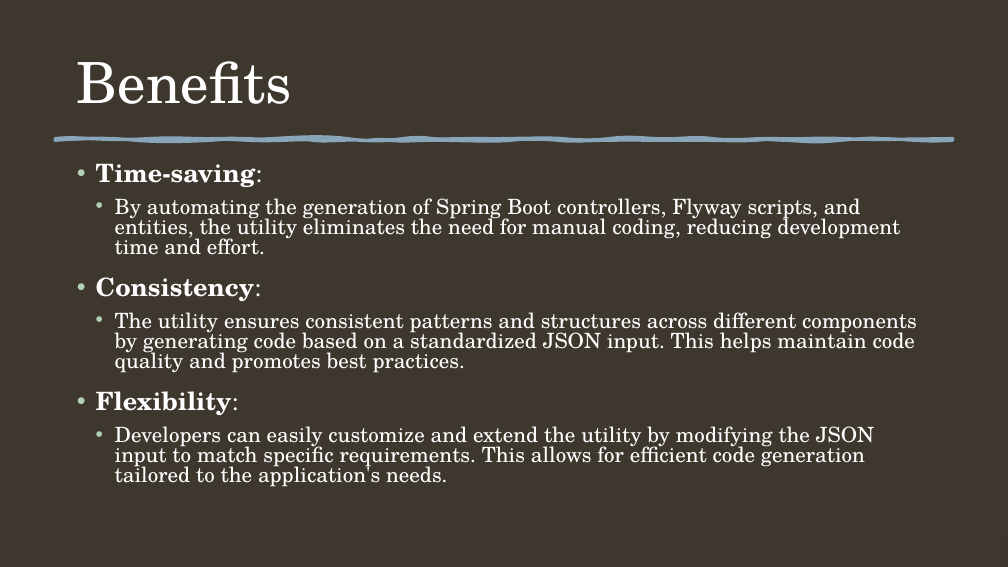
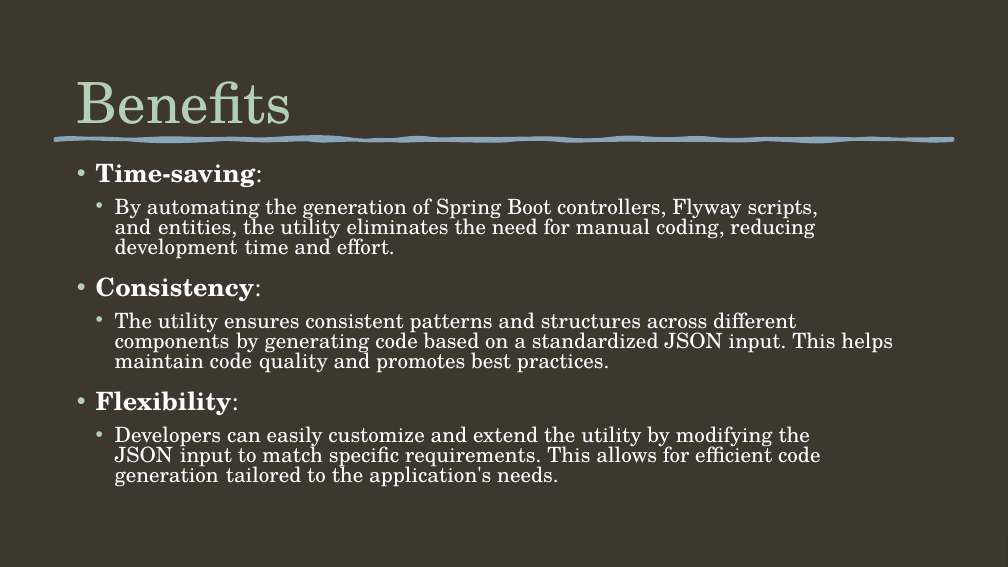
Before and after one commit to mhrupa/QAPIGen, a slide deck: slide 6 of APICodeGenerator.pptx. Drawn at 1008x567 pixels with LibreOffice and Linux fonts; fonts in the diff are those of the drawing. Boxes give left, top, right and bottom in pixels: in the first picture for what was removed or moved away, otherwise in the second. Text is boxed around its words. In the diff, an @@ line names an element or a change of style, - is before the commit and + after.

```diff
--- a/APICodeGenerator.pptx
+++ b/APICodeGenerator.pptx
@@ title "Benefits" at [77,81,292,140]: text colour #FFFFFF to #B2D0B4; vertical alignment middle to bottom @@
@@ text "Time-saving:" rewrapped from [96,163,917,487] to [96,163,893,487] @@
```
Also in this commit, not shown: 4 other slides changed.
